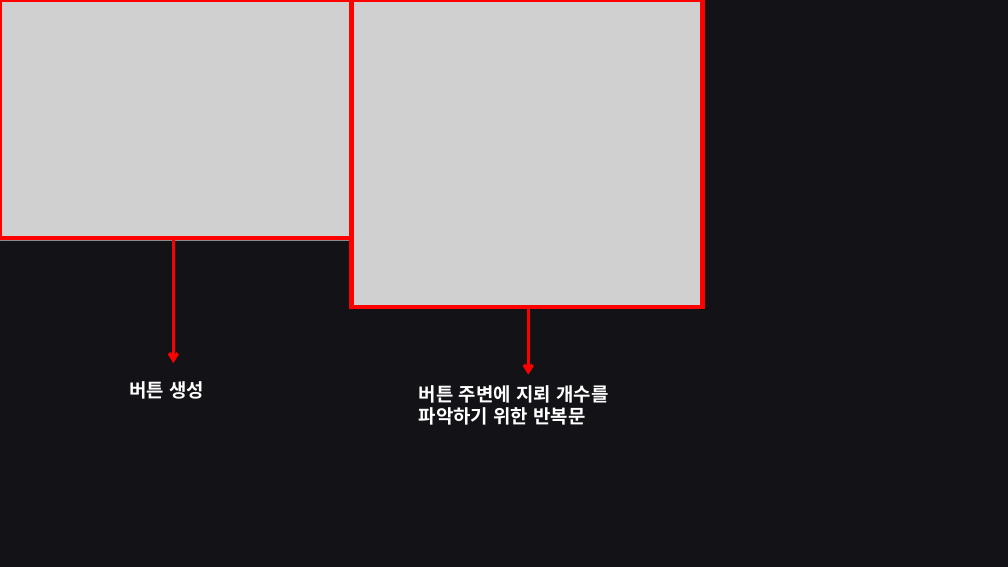
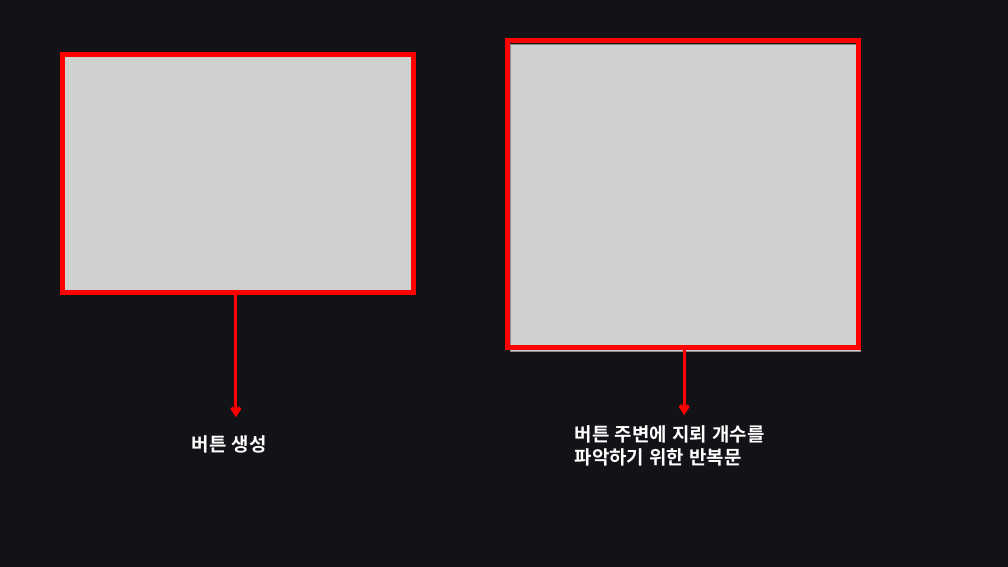
Before and after one commit to JungHoYoung/OSS_A, a slide deck: slide 11 of OSS_A조 - MineSweeper_1.pptx. Drawn at 1008x567 pixels with LibreOffice and Linux fonts; fonts in the diff are those of the drawing; grey boxes stand for pictures. Boxes give left, top, right and bottom in pixels: in the first picture for what was removed or moved away, otherwise in the second. Text is boxed around its words. In the diff, an @@ line names an element or a change of style, - is before the commit and + after.

```diff
--- a/OSS_A조 - MineSweeper_1.pptx
+++ b/OSS_A조 - MineSweeper_1.pptx
@@ picture: place and size @@
-picture at [354,0,703,307]
+picture at [511,45,861,352]
@@ 1 picture, 1 text, 1 rectangle, 1 arrow: place and size @@
-1 picture, 1 text, 1 rectangle, 1 arrow at [0,0,352,399]
+1 picture, 1 text, 1 rectangle, 1 arrow at [63,54,414,453]
@@ 1 text, 1 rectangle, 1 arrow: place and size @@
-1 text, 1 rectangle, 1 arrow at [352,0,703,425]
+1 text, 1 rectangle, 1 arrow at [507,41,859,466]
```
Also in this commit, not shown: 5 other slides changed.
